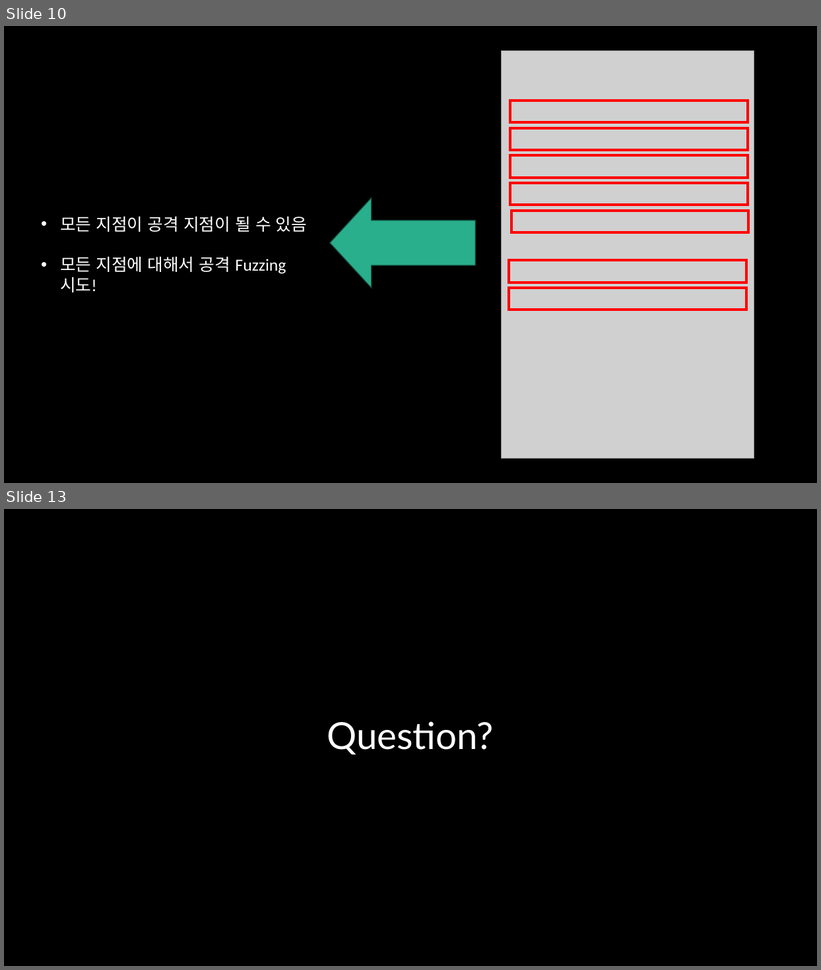
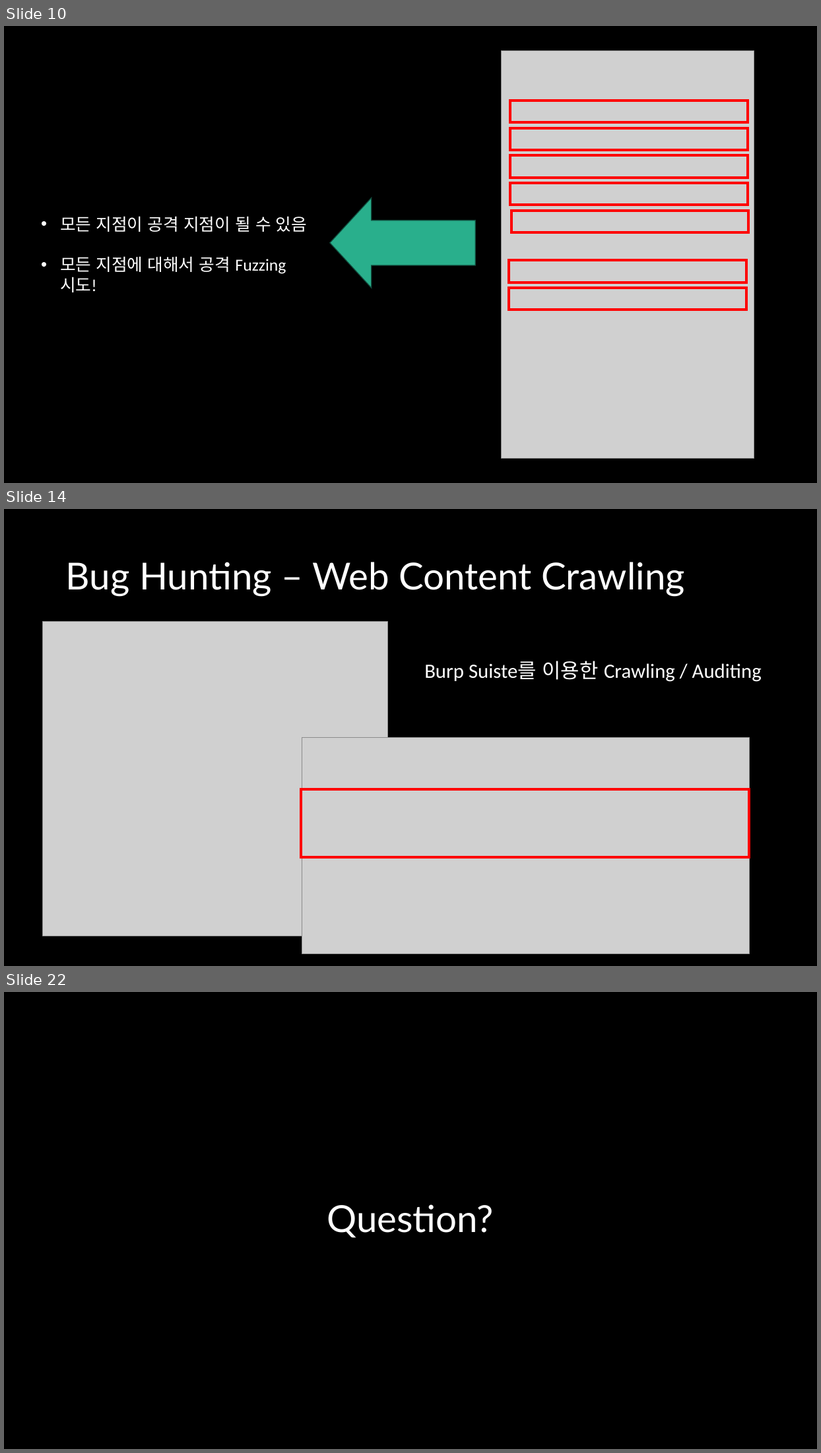
Before and after one commit to mirusu400/fuzzing-bug-hunting, a slide deck: 김성진_Fuzzing과 툴을 활용한 리얼월드 버그 헌팅.pptx. Shown one above the other, each under a label of ours: slides 10 and 13 before the commit, slides 10, 14 and 22 after it; the slides between them are not shown. The pictures are 821x970 and 821x1453 pixels, drawn with LibreOffice and Linux fonts; fonts in the diff are those of the drawing; grey boxes stand for pictures. Boxes give left, top, right and bottom in pixels: in the first picture for what was removed or moved away, otherwise in the second. Text is boxed around its words. In the diff, an @@ line names an element or a change of style, - is before the commit and + after.

```diff
--- a/김성진_Fuzzing과 툴을 활용한 리얼월드 버그 헌팅.pptx
+++ b/김성진_Fuzzing과 툴을 활용한 리얼월드 버그 헌팅.pptx
@@ slide 14 added at <box>4,509,817,966</box>, background #000000 @@
@@ title added at <box>66,562,685,596</box>, 44 pt, text #FFFFFF @@
+Bug Hunting – Web Content Crawling
@@ picture added at <box>42,622,387,937</box> @@
@@ text added at <box>424,661,762,682</box>, 24 pt, text #FFFFFF @@
+Burp Suiste를 이용한 Crawling / Auditing
@@ picture added at <box>302,738,749,955</box> @@
@@ rectangle added at <box>301,789,748,858</box>, outline #FF0000 3 pt @@
@@ what was slide 13 is now slide 22 @@
```
Also in this commit, not shown: 5 slides changed, 8 other slides added.
